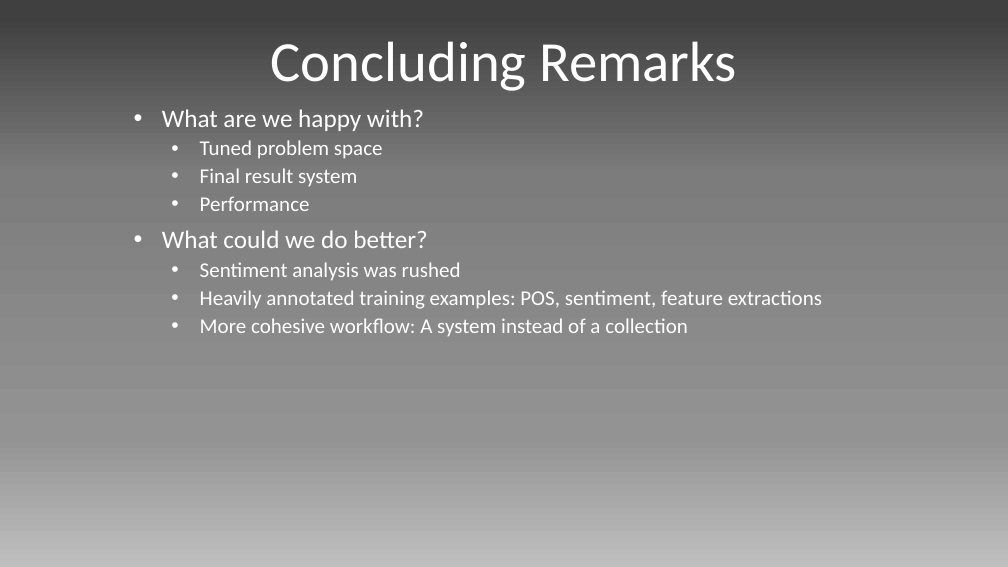
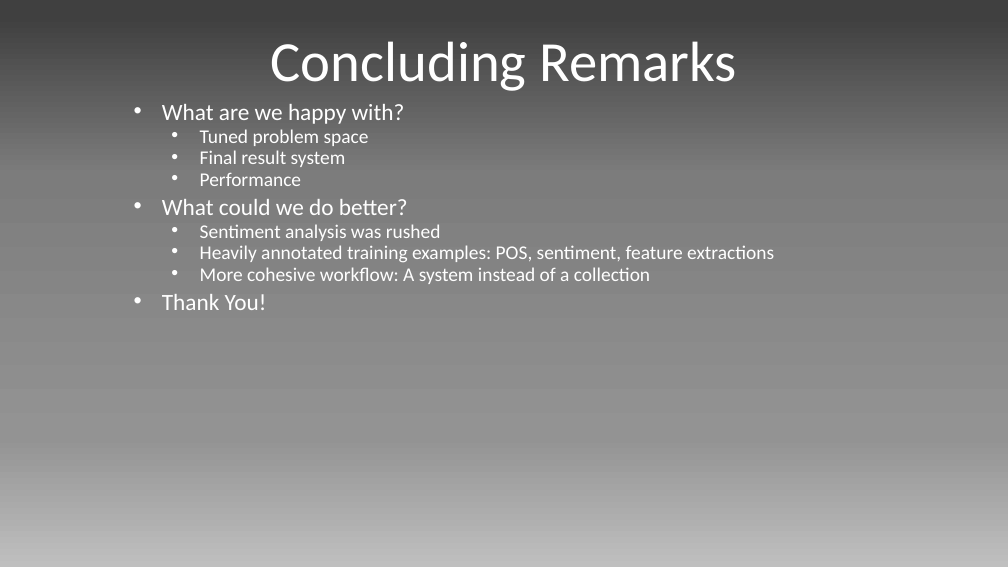
Before and after one commit to 7thStringofZhef/CS1671-Group-Project-KSXB, a slide deck: slide 8 of Report and Presentation/Final Presentation.pptx. Drawn at 1008x567 pixels with LibreOffice and Linux fonts; fonts in the diff are those of the drawing. Boxes give left, top, right and bottom in pixels: in the first picture for what was removed or moved away, otherwise in the second. Text is boxed around its words. In the diff, an @@ line names an element or a change of style, - is before the commit and + after.

Commit message:
Cool Stuff

```diff
--- a/Report and Presentation/Final Presentation.pptx
+++ b/Report and Presentation/Final Presentation.pptx
@@ subtitle at (x1=162, y1=104, x2=774, y2=284): size 24 to 22.2 pt in "What are we happy with?", "What could we do better?"; size 20 to 18.5 pt in "Tuned problem space", "Final result system", "Performance", "Sentiment analysis was rushed" and 2 more places; line spacing 0.9 to 0.7 @@
@@ subtitle at (x1=162, y1=294, x2=267, y2=310): paragraph added @@
+• Thank You!
```
